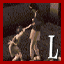
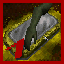
Layers edited between the first and the second 64×64 image:
hid "L" (1st of 2) over [48, 35, 58, 59]
added layer "Layer 27" above "Layer 30" over [5, 38, 24, 59]
added layer "Layer 30" above "Layer 26" over [3, 3, 61, 61]
added layer "Layer 26" above "Layer 19" over [3, 3, 61, 61]
hid "L" (2nd of 2) over [3, 3, 61, 61]
